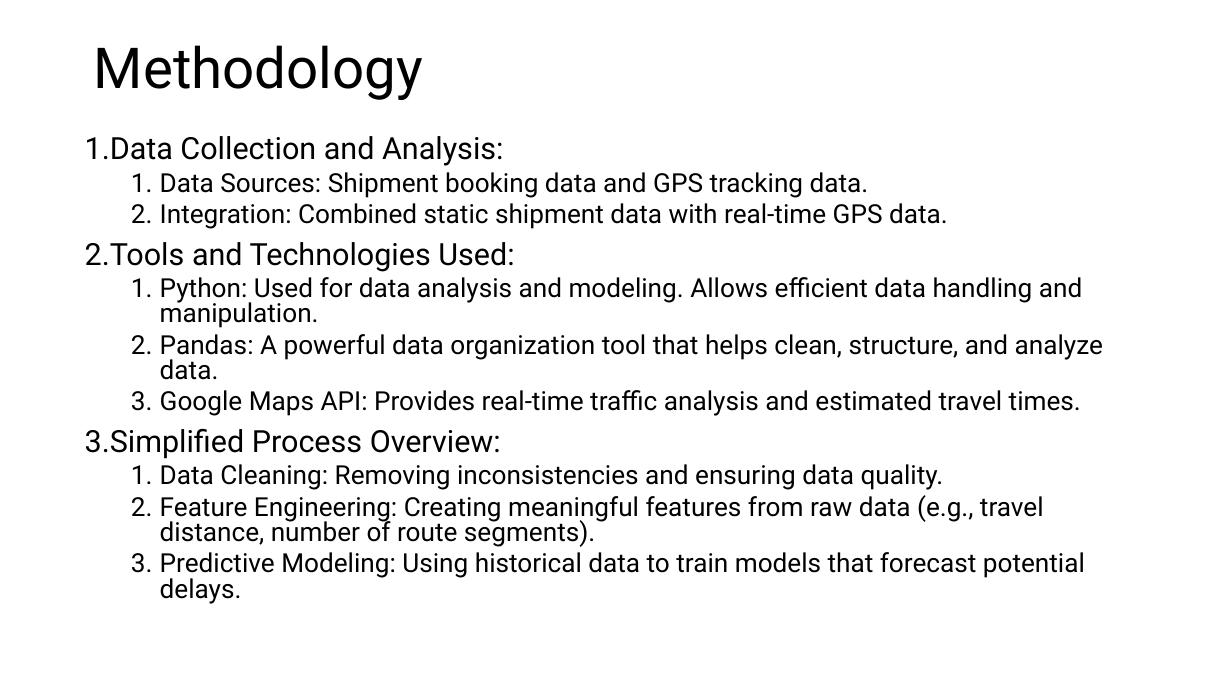
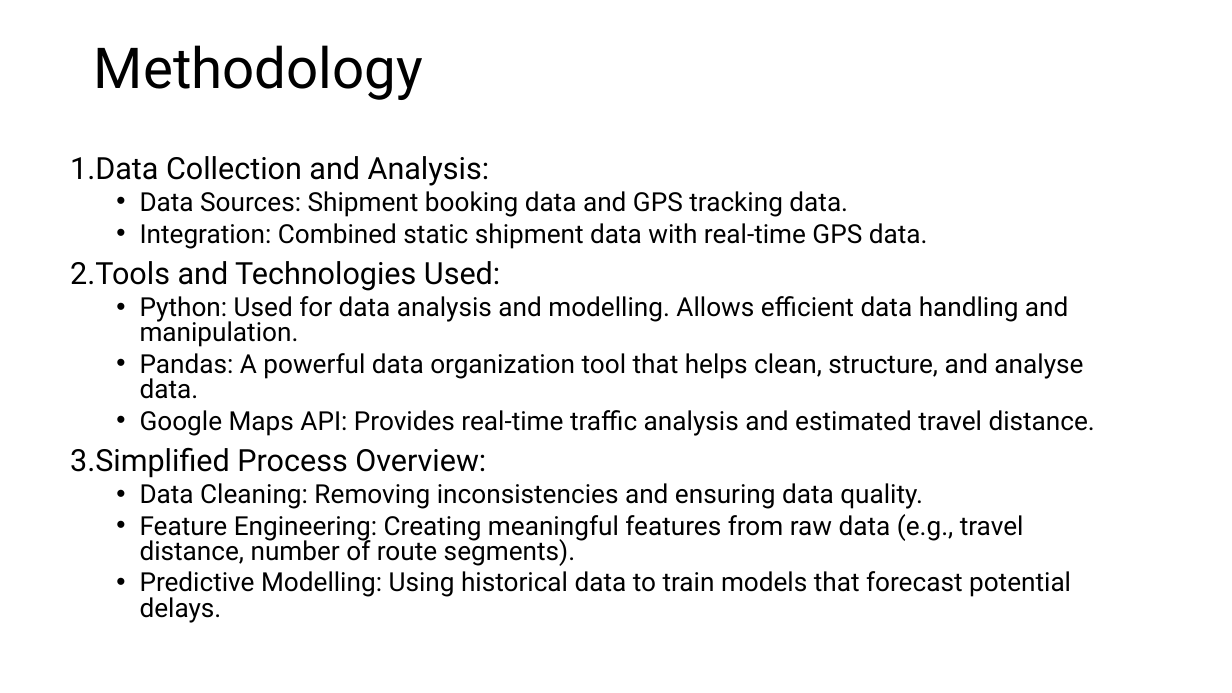
Before and after one commit to dansileshi/Shipment-Delay-Analysis, a slide deck: slide 4 of Shipment Delay Analysis Overview.pptx. Drawn at 1232x693 pixels with LibreOffice and Linux fonts; fonts in the diff are those of the drawing. Boxes give left, top, right and bottom in pixels: in the first picture for what was removed or moved away, otherwise in the second. Text is boxed around its words. In the diff, an @@ line names an element or a change of style, - is before the commit and + after.

```diff
--- a/Shipment Delay Analysis Overview.pptx
+++ b/Shipment Delay Analysis Overview.pptx
@@ text "Data Collection and Analysis:": place and size @@
-text "Data Collection and Analysis:" at (85, 136, 1103, 578)
+text "Data Collection and Analysis:" at (70, 156, 1095, 598)
@@ text at (140, 191, 1024, 566): bullet 1. to • @@
@@ text at (140, 296, 1095, 436): text changed @@
-  1. Python: Used for data analysis and modeling. Allows efficient data handling and manipulation.
-  2. Pandas: A powerful data organization tool that helps clean, structure, and analyze data.
-  3. Google Maps API: Provides real-time traffic analysis and estimated travel times.
+  • Python: Used for data analysis and modelling. Allows efficient data handling and manipulation.
+  • Pandas: A powerful data organization tool that helps clean, structure, and analyse data.
+  • Google Maps API: Provides real-time traffic analysis and estimated travel distance.
@@ text at (140, 571, 1071, 598): text changed @@
-  3. Predictive Modeling: Using historical data to train models that forecast potential delays.
+  • Predictive Modelling: Using historical data to train models that forecast potential delays.
```
Also in this commit, not shown: 6 other slides changed, 2 slides added, 8 slides removed, 9 other files.
